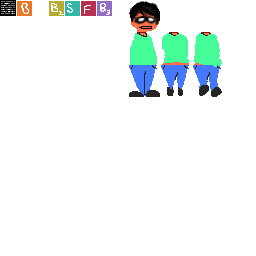
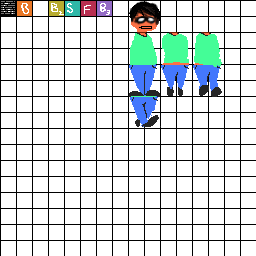
Before/after of a 256px x 256px layered artwork. What changed in the layer stack:
added layer "Layer 8" above "Layer 3" over [130, 96, 161, 127]
showed "Layer 2" over [0, 0, 256, 256]
